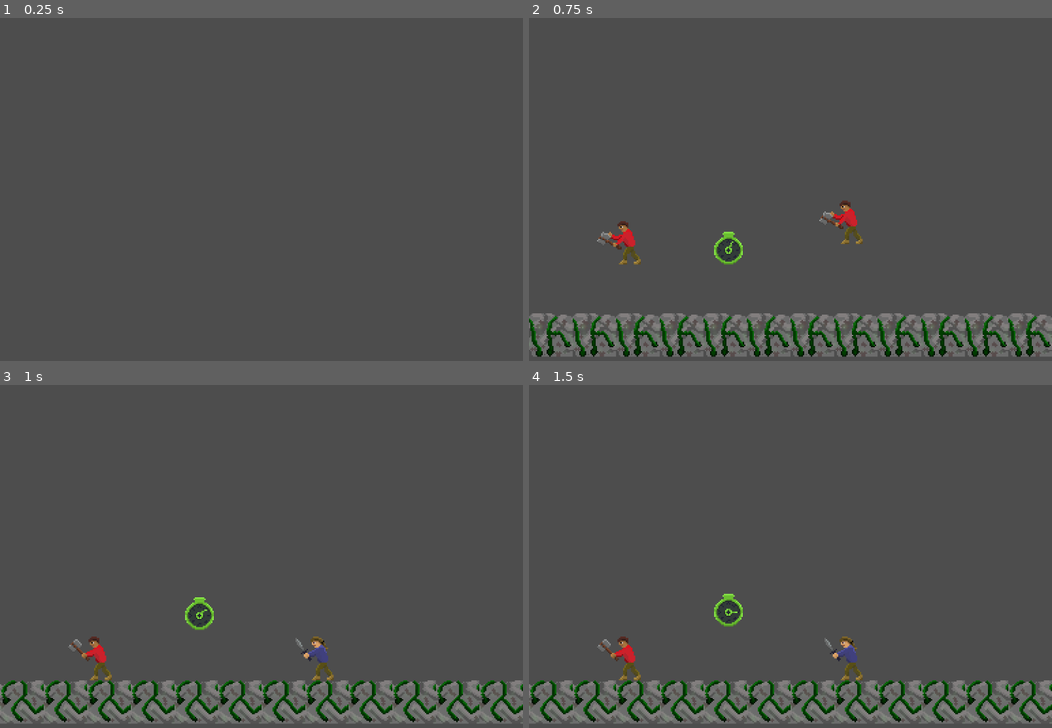
Above: before the commit, frames 1-4 (two rows, left to right).
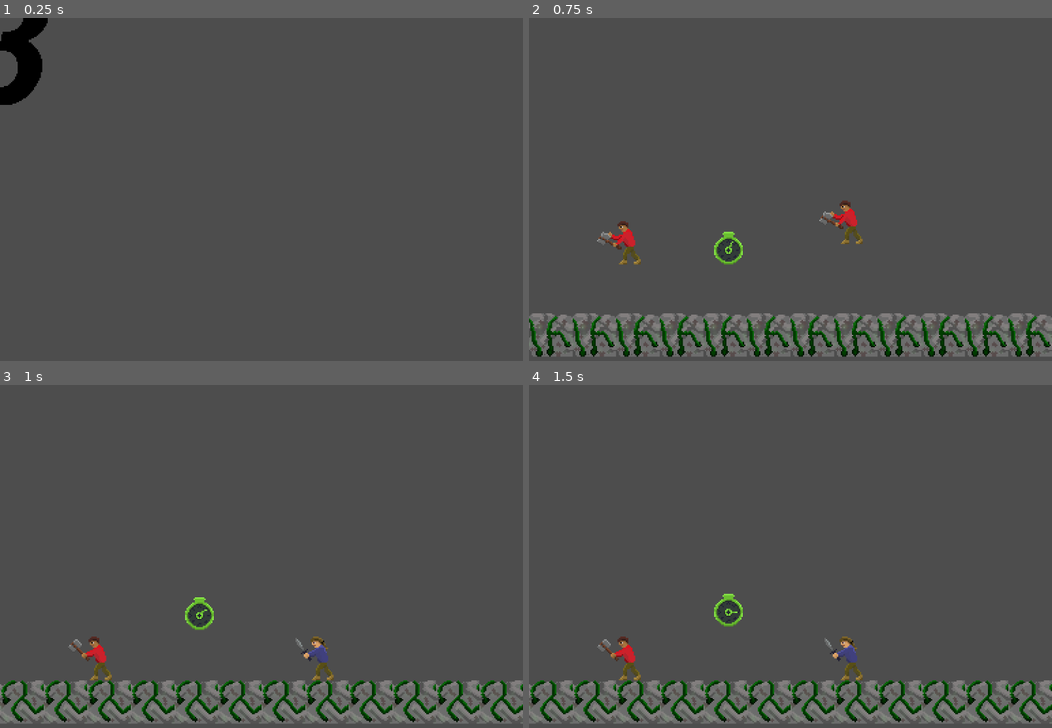
Above: after the commit, the same moments.

Repository: Justiniscoding/HavenHamilton
Game: Godot game, scene res://Scenes/Countdown.tscn
The game is run twice, just before and just after one commit, with the same random seed, the same clock (stepped at 60 frames per second) and the same inputs. This scene is started directly instead of the project's main scene. Sound files missing from this copy of the repository are replaced by a short silence.
Inputs:
- Up to frame 1 (0.25 s): no input
- Up to frame 2 (0.75 s): tap Enter (Set1) at 0.5, 0.6 s
- Up to frame 3 (1 s): no input
- Up to frame 4 (1.5 s): tap Enter (Set1) at 1.35 s

The runs differ from the first frame. In frame 1, 1.4% of the frame differs, in the area x 0-10%, y 0-26%; in frame 2, nothing differs; in frame 3, nothing differs; in frame 4, nothing differs.

Commit message:
sound effects imported

Diff:
--- a/Scenes/Countdown.tscn
+++ b/Scenes/Countdown.tscn
@@ -2,6 +2,36 @@
 
 [ext_resource type="Script" uid="uid://d0ugddjnsxr3k" path="res://Scenes/countdown.gd" id="1_hpfhb"]
 [ext_resource type="AudioStream" uid="uid://b83fhoieai3sf" path="res://Music/MainThemeIntro.wav" id="2_0r5b0"]
+[ext_resource type="Texture2D" uid="uid://duave01lsr3yu" path="res://Art/Countdown.png" id="3_5jmf5"]
+
+[sub_resource type="AtlasTexture" id="AtlasTexture_xtcw7"]
+atlas = ExtResource("3_5jmf5")
+region = Rect2(0, 0, 128, 128)
+
+[sub_resource type="AtlasTexture" id="AtlasTexture_6qswr"]
+atlas = ExtResource("3_5jmf5")
+region = Rect2(128, 0, 128, 128)
+
+[sub_resource type="AtlasTexture" id="AtlasTexture_1o5hb"]
+atlas = ExtResource("3_5jmf5")
+region = Rect2(256, 0, 128, 128)
+
+[sub_resource type="SpriteFrames" id="SpriteFrames_4042a"]
+animations = [{
+"frames": [{
+"duration": 1.0,
+"texture": SubResource("AtlasTexture_xtcw7")
+}, {
+"duration": 1.0,
+"texture": SubResource("AtlasTexture_6qswr")
+}, {
+"duration": 1.0,
+"texture": SubResource("AtlasTexture_1o5hb")
+}],
+"loop": 0,
+"name": &"default",
+"speed": 1.0
+}]
 
 [node name="Node2D" type="Node2D" unique_id=1806530029]
 script = ExtResource("1_hpfhb")
@@ -9,3 +39,9 @@
 [node name="AudioStreamPlayer2D" type="AudioStreamPlayer2D" parent="." unique_id=1547822156]
 position = Vector2(-1, 1)
 stream = ExtResource("2_0r5b0")
+
+[node name="AnimatedSprite2D" type="AnimatedSprite2D" parent="." unique_id=324232451]
+sprite_frames = SubResource("SpriteFrames_4042a")
+autoplay = "default"
+frame = 2
+frame_progress = 1.0
--- a/Scenes/TimeToken.tscn
+++ b/Scenes/TimeToken.tscn
@@ -2,6 +2,7 @@
 
 [ext_resource type="Script" uid="uid://bgpxdrk2k7myr" path="res://Scripts/time_token.gd" id="1_2ix4a"]
 [ext_resource type="Texture2D" uid="uid://c0x4hvy5mhgw1" path="res://Art/Time Token.png" id="2_2ix4a"]
+[ext_resource type="AudioStream" uid="uid://dj57phtugwn2j" path="res://Sound Effects/freesound_community-old-church-bell-6298.mp3" id="3_y7djr"]
 
 [sub_resource type="Animation" id="Animation_2ix4a"]
 length = 0.001
@@ -157,4 +158,7 @@
 autoplay = "default"
 frame_progress = 0.12603214
 
+[node name="AudioStreamPlayer2D" type="AudioStreamPlayer2D" parent="." unique_id=1512807651]
+stream = ExtResource("3_y7djr")
+
 [connection signal="body_entered" from="." to="." method="_on_body_entered"]
--- a/Scripts/time_token.gd
+++ b/Scripts/time_token.gd
@@ -50,5 +50,6 @@
 	if body.name.begins_with("Player"):
 		hasBeenPickedUp = true
 		playerNode = body
+		$AudioStreamPlayer2D.play()
 		$CollisionShape2D.set_deferred("disabled", true)
 		$CollisionShape2D/AnimatedSprite2D.visible = false
--- a/project.godot
+++ b/project.godot
@@ -83,6 +83,11 @@
 "events": [Object(InputEventKey,"resource_local_to_scene":false,"resource_name":"","device":-1,"window_id":0,"alt_press …(192 unchanged characters)…
 ]
 }
+Enter={
+"deadzone": 0.2,
+"events": [Object(InputEventKey,"resource_local_to_scene":false,"resource_name":"","device":16,"window_id":0,"alt_pressed":false,"shift_pressed":false,"ctrl_pressed":false,"meta_pressed":false,"pressed":false,"keycode":0,"physical_keycode":4194309,"key_label":0,"unicode":0,"location":0,"echo":false,"script":null)
+]
+}
 range1={
 "deadzone": 0.2,
 "events": [Object(InputEventKey,"resource_local_to_scene":false,"resource_name":"","device":-1,"window_id":0,"alt_press …(195 unchanged characters)…
@@ -91,11 +96,6 @@
 range2={
 "deadzone": 0.2,
 "events": [Object(InputEventKey,"resource_local_to_scene":false,"resource_name":"","device":-1,"window_id":0,"alt_press …(192 unchanged characters)…
-]
-}
-Enter={
-"deadzone": 0.2,
-"events": [Object(InputEventKey,"resource_local_to_scene":false,"resource_name":"","device":16,"window_id":0,"alt_pressed":false,"shift_pressed":false,"ctrl_pressed":false,"meta_pressed":false,"pressed":false,"keycode":0,"physical_keycode":4194309,"key_label":0,"unicode":0,"location":0,"echo":false,"script":null)
 ]
 }
 
Not shown, added: Art/Countdown.png.import
Not shown, added: Sound Effects/dragon-studio-slow-cinematic-clock-ticking-405471 (1).mp3.import
Not shown, added: Sound Effects/freesound_community-old-church-bell-6298 (1).mp3.import
Not shown, added: Sound Effects/freesound_community-old-church-bell-6298.mp3.import
Not shown, added: Sound Effects/freesound_community-sword-sound-2-36274.mp3.import
Not shown, added: Sound Effects/lumora_studios-pixel-jump-319167.mp3.import
Not shown, added: Sound Effects/patricksilvey-weather-lightning-2-464187.mp3.import
Not shown, added: Sound Effects/universfield-hammer-steel-impact-454390.mp3.import
Not shown, added: Sound Effects/dragon-studio-slow-cinematic-clock-ticking-405471 (1).mp3
Not shown, added: Sound Effects/freesound_community-old-church-bell-6298 (1).mp3
Not shown, added: Sound Effects/freesound_community-old-church-bell-6298.mp3
Not shown, added: Sound Effects/freesound_community-sword-sound-2-36274.mp3
(and 3 more such lines)
